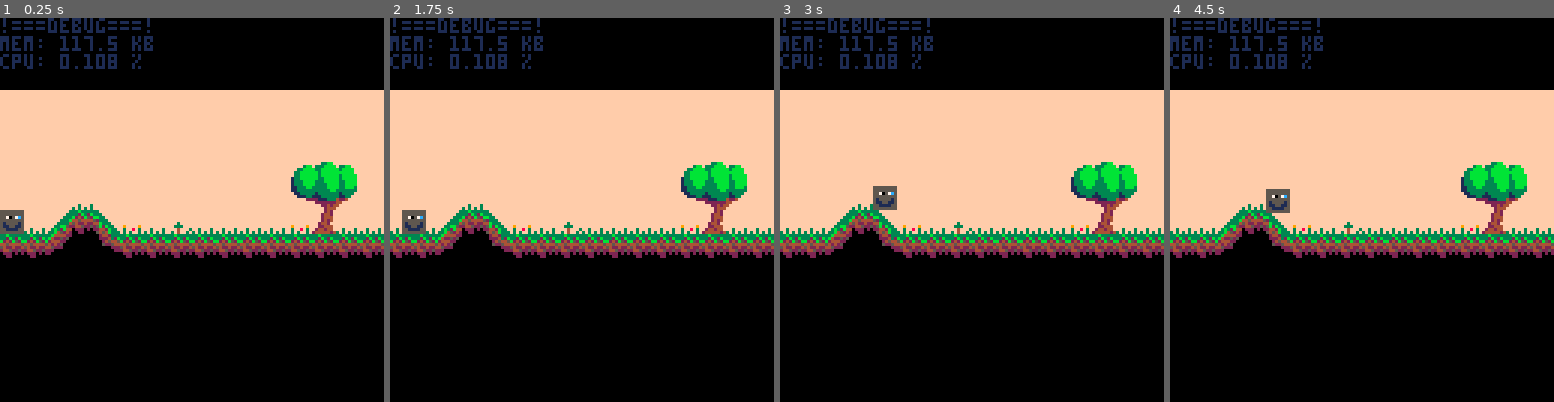
Above: before the commit, frames 1-4 (left to right).
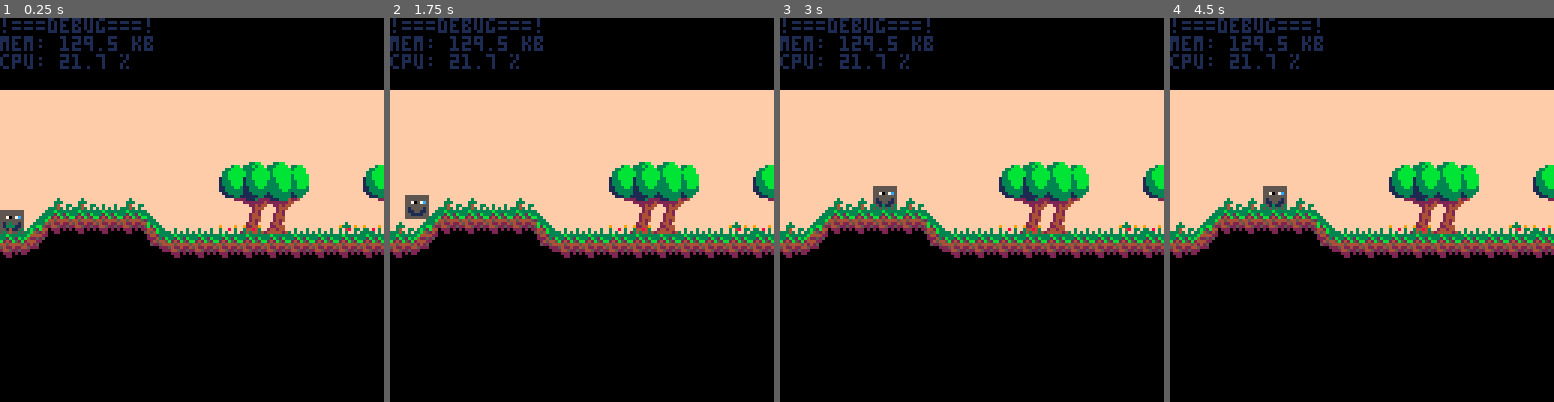
Above: after the commit, the same moments.

Repository: Lucky4Luuk/LD43
Game: PICO-8 cartridge ld43-game.p8
The game is run twice, just before and just after one commit, with the same random seed, the same clock (stepped at 60 frames per second) and the same inputs.
Inputs:
- Up to frame 1 (0.25 s): no input
- Up to frame 2 (1.75 s): hold Right from 1.6 s (still down)
- Up to frame 3 (3 s): release Right at 2.1 s; hold Right from 2.47 s (still down)
- Up to frame 4 (4.5 s): release Right at 3.03 s; hold Left 3.08-3.58 s; hold Right from 4.02 s (still down)

The runs differ from the first frame. In frame 1, 8.4% of the frame differs, in the area x 0-100%, y 4-63%; in frame 2, 8.9%; in frame 3, 8.4%; in frame 4, 8.6%.

Commit message:
foreground plants now too

Diff:
--- a/ld43-game.p8
+++ b/ld43-game.p8
@@ -6,6 +6,7 @@
 local f=false --if player is flipped
 local terrain={}
 local terrainflowers={}
+local terrainflowersfg={}
 local terrainh={}
 local seed=69
 local camx=0
@@ -30,6 +31,7 @@
 			h-=8
 		end
 		mset(i-1-cx,h/8-1,terrainflowers[i])
+		mset(i-1-cx,h/8-1+19,terrainflowersfg[i])
 		if terrainflowers[i]==52 then
 			if pd==0 and d==0 and nd==0 and terrainflowers[i-1]!=52 and terrainflowers[i-2]!=52 then
 				terrainflowers[i]=52
@@ -45,8 +47,22 @@
 			end
 		end
 		mset(i-1-cx,h/8,n)
-		for y=h/8+1,31 do
+		for y=h/8+1,15 do
 			mset(i-1,y,4)
+		end
+		if terrainflowersfg[i]==52 then
+			if pd==0 and d==0 and nd==0 and terrainflowersfg[i-1]!=52 and terrainflowersfg[i-2]!=52 then
+				terrainflowersfg[i]=52
+				mset(i-1-cx,h/8-2+19,36)
+ 			mset(i-1-cx,h/8-3+19,20)
+ 			mset(i-2-cx,h/8-2+19,35)
+ 			mset(i-2-cx,h/8-3+19,19)
+ 			mset(i-cx,h/8-2+19,37)
+ 			mset(i-cx,h/8-3+19,21)
+			else
+				terrainflowersfg[i]=6
+				mset(i-1-cx,h/8-1+19,6)
+			end
 		end
 		if n==2 then
 			mset(i-1-cx,h/8+1,16)
@@ -100,6 +116,7 @@
 			terrainh[i*8+j]=ph
 		end
 		if d==0 then
+			--background plants
 			local fr=flr(rnd(80))
 			if fr<15 then
 				--mset(i-1,h/8-1,3)
@@ -111,6 +128,20 @@
 			else
 				--mset(i-1,h/8-1,6)
 				terrainflowers[i]=6
+			end
+
+			--foreground plants
+			fr=flr(rnd(80))
+			if fr<15 then
+				--mset(i-1,h/8-1,3)
+				terrainflowersfg[i]=3
+			elseif fr<20 then
+				terrainflowersfg[i]=18
+			elseif fr<50 then
+				terrainflowersfg[i]=52
+			else
+				--mset(i-1,h/8-1,6)
+				terrainflowersfg[i]=6
 			end
 		end
 		--line(i*8,h-d,i*8+8,h,7)
@@ -144,14 +175,15 @@
 function _draw()
 	cls()
 	palt(0,false)
-	--updatemap()
- map(0+flr(camx/8),0+flr(camy/8),0-((camx/8)%1)*8,24-((camy/8)%1)*8,17,16)
-	--map(0,0,0-((camx/8)%1)*8,24,17,16)
-	--sspr(40,0,16,16,x,y,16,16,f,false)
+	palt(15,false)
+ map(flr(camx/8),0,0-((camx/8)%1)*8,24-camy,17,15)
 	sspr(56,0,8,8,x-camx,y-camy,8,8,f,false)
+	palt(0,true)
+	palt(15,true)
+	map(flr(camx/8),16,0-((camx/8)%1)*8,-camy,17,15)
 	print("!===debug===!",0,0,1)
 	print("mem: "..tostr(flr(stat(0)+0.5)-0.5).." kb",0,6,1)
-	print("cpu: "..tostr(flr(stat(1)*1000)/1000).." %",0,12,1)
+	print("cpu: "..tostr(flr(stat(1)*1000)/10).." %",0,12,1)
 	--print("blk: "..tostr(mget(flr(x/8),flr(y/8)+1)),0,18,1)
 end
 __gfx__
